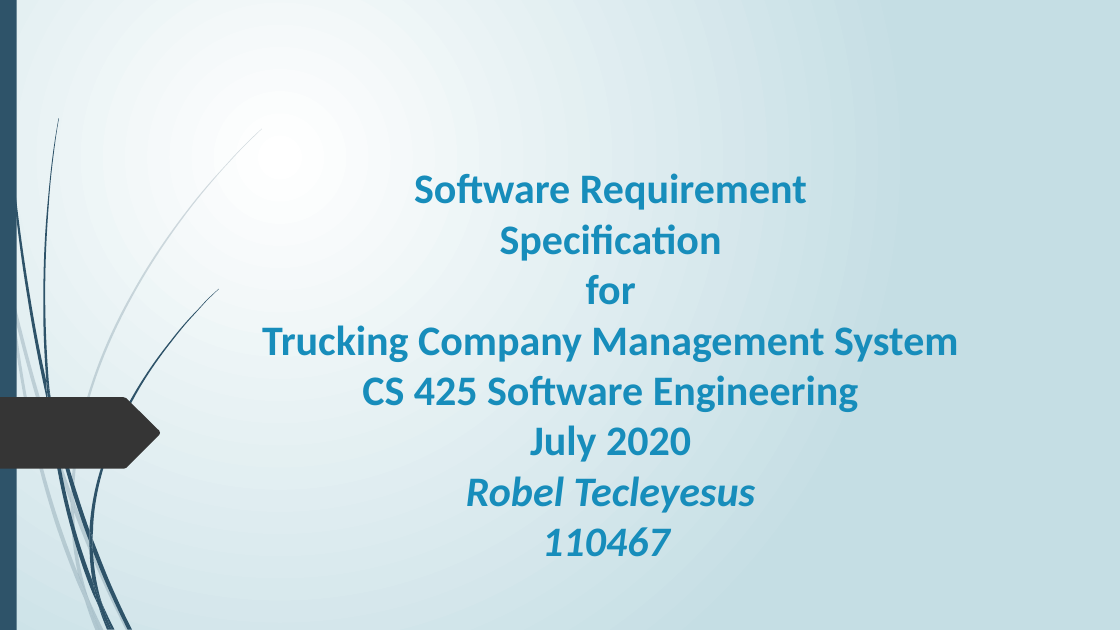
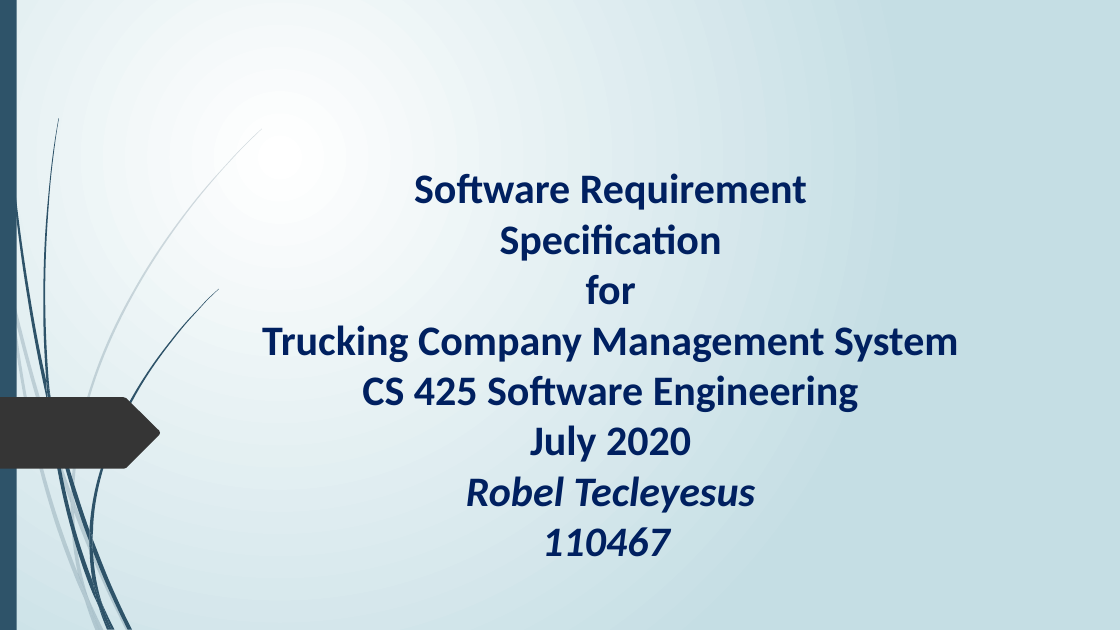
Before and after one commit to robel921/SE-TruckingCompanyMS, a slide deck: slide 1 of Documents/Project_Presentation1.pptx. Drawn at 1120x630 pixels with LibreOffice and Linux fonts; fonts in the diff are those of the drawing; background and template pictures are left out. Boxes give left, top, right and bottom in pixels: in the first picture for what was removed or moved away, otherwise in the second. Text is boxed around its words. In the diff, an @@ line names an element or a change of style, - is before the commit and + after.

```diff
--- a/Documents/Project_Presentation1.pptx
+++ b/Documents/Project_Presentation1.pptx
@@ title "Software Requirement Specification for Trucking ..." at (262,173,958,557): text colour #178DBB to #002060 @@
```
Also in this commit, not shown: 1 other slide changed, 18 slides added, 2 slides removed.
